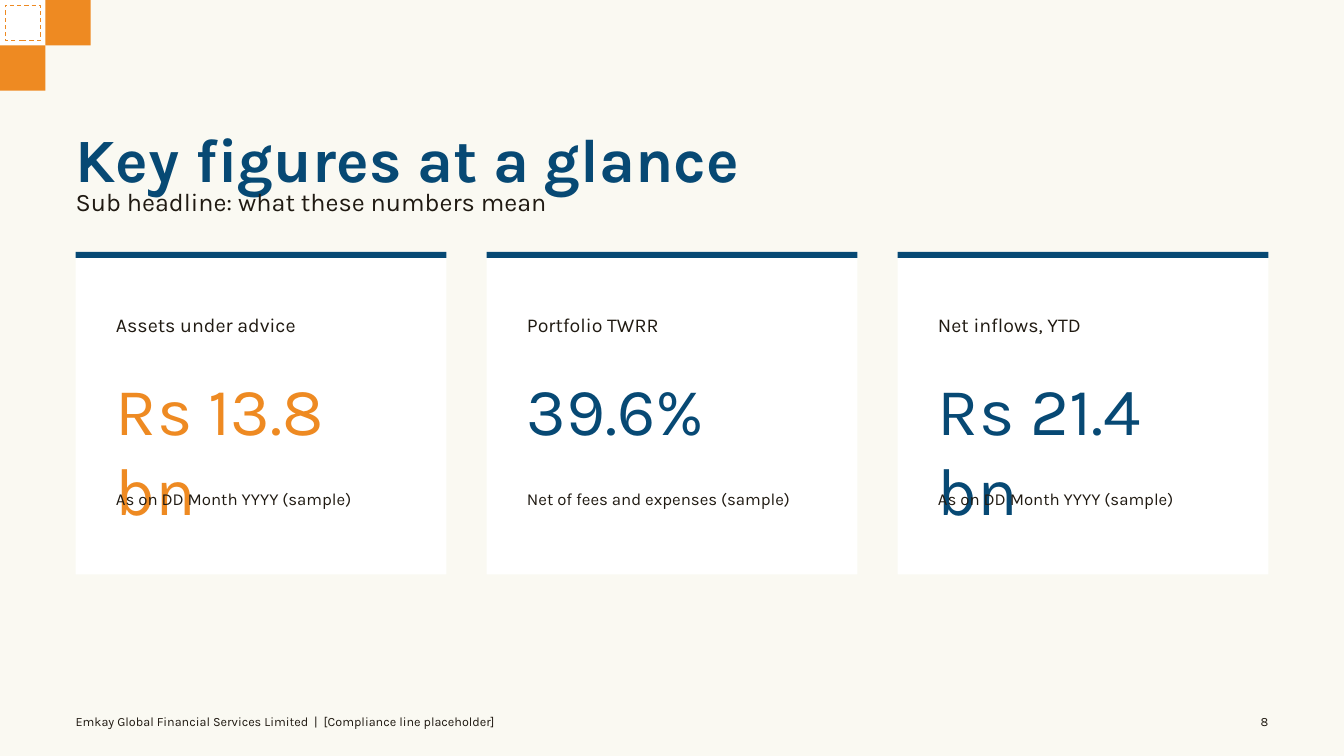
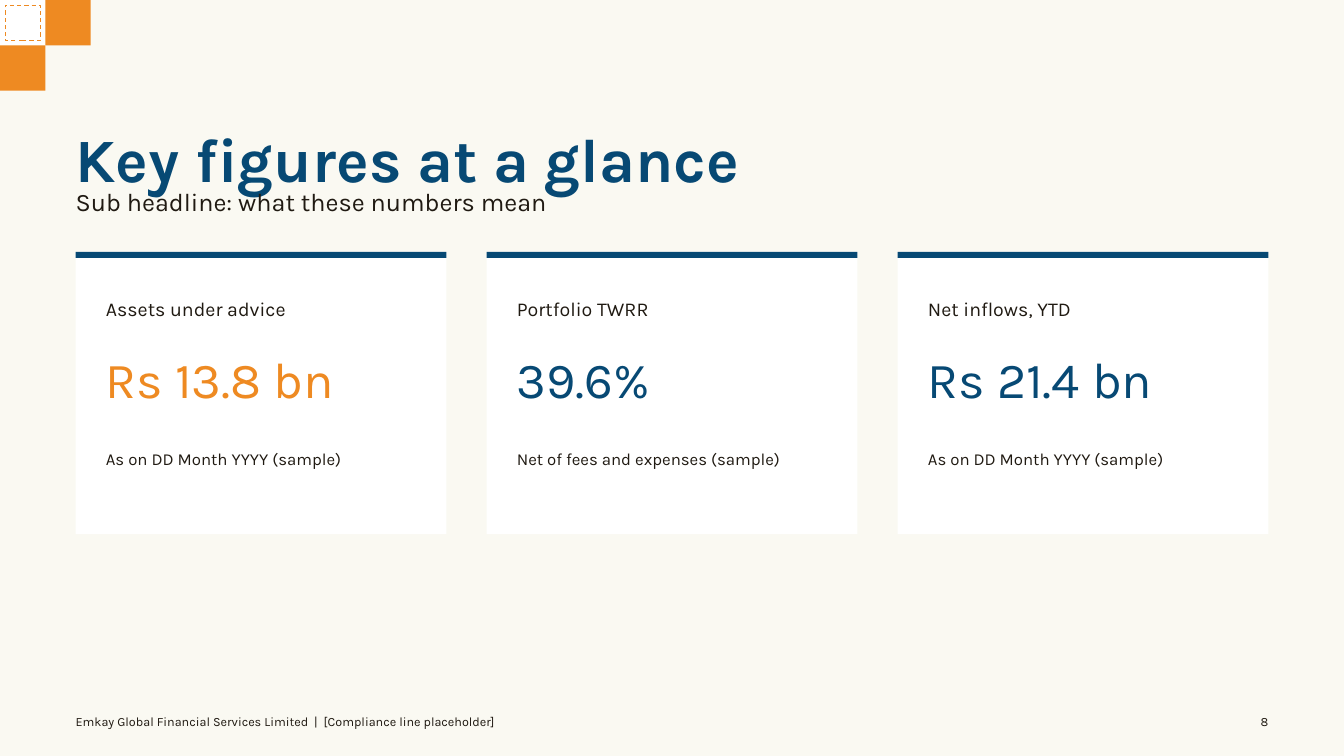
Before and after one commit to soumyakarwa/emkay-ppt-templates, a slide deck: slide 8 of Emkay_Master_Template.pptx. Drawn at 1344x756 pixels with LibreOffice and Linux fonts; fonts in the diff are those of the drawing. Boxes give left, top, right and bottom in pixels: in the first picture for what was removed or moved away, otherwise in the second. Text is boxed around its words. In the diff, an @@ line names an element or a change of style, - is before the commit and + after.

```diff
--- a/Emkay_Master_Template.pptx
+++ b/Emkay_Master_Template.pptx
@@ rectangle: place and size @@
-rectangle at [76, 252, 447, 575]
+rectangle at [76, 252, 447, 534]
@@ rectangle: place and size @@
-rectangle at [487, 252, 858, 575]
+rectangle at [487, 252, 858, 534]
@@ rectangle: place and size @@
-rectangle at [898, 252, 1269, 575]
+rectangle at [898, 252, 1269, 534]
@@ text "Assets under advice": place and size @@
-text "Assets under advice" at [116, 318, 295, 333]
+text "Assets under advice" at [106, 302, 285, 317]
@@ text "Portfolio TWRR": place and size @@
-text "Portfolio TWRR" at [527, 318, 658, 333]
+text "Portfolio TWRR" at [517, 302, 648, 316]
@@ text "Net inflows, YTD": place and size @@
-text "Net inflows, YTD" at [938, 318, 1081, 334]
+text "Net inflows, YTD" at [928, 302, 1071, 318]
@@ size 48 to 36 pt in 3 elements at [928, 363, 1152, 399], [517, 365, 650, 399], [106, 363, 333, 399] @@
@@ text "Rs 13.8 bn": place and size @@
-text "Rs 13.8 bn" at [116, 392, 323, 516]
+text "Rs 13.8 bn" at [106, 363, 333, 399]
@@ text "39.6%": place and size @@
-text "39.6%" at [527, 392, 705, 436]
+text "39.6%" at [517, 365, 650, 399]
@@ text "Rs 21.4 bn": place and size @@
-text "Rs 21.4 bn" at [938, 392, 1141, 516]
+text "Rs 21.4 bn" at [928, 363, 1152, 399]
@@ text "As on DD Month YYYY ..." rewrapped from [116, 490, 351, 510] to [106, 453, 341, 469] @@
@@ text "Net of fees and expenses ...": place and size @@
-text "Net of fees and expenses ..." at [527, 493, 790, 509]
+text "Net of fees and expenses ..." at [517, 453, 780, 469]
@@ text "As on DD Month YYYY ..." rewrapped from [938, 490, 1173, 510] to [928, 453, 1163, 469] @@
```
Also in this commit, not shown: 6 other slides changed, 6 other files.
